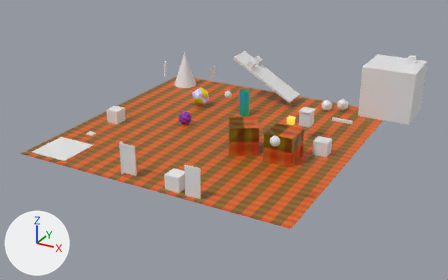
The glTF model importer/tests/assets/bsn/sample_scene.glb, before and after one commit.
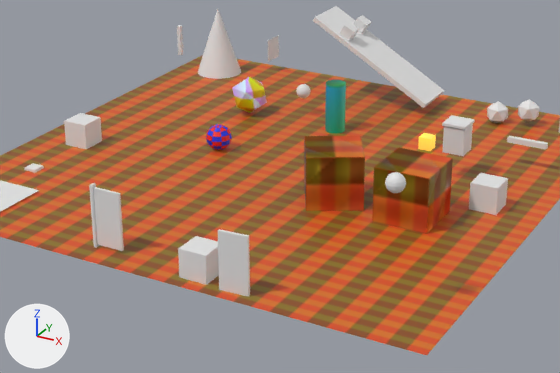
There are two pictures of each version: one whole from a 50 mm lens placed at (20.7, -37.1, 17.9), pointed at (0.6, -0.5, -0.4), one close up on the part from 16% to 80% of the width and 17% to 85% of the height. The axes (+X, +Y, +Z) are drawn at lower left. The lights are the same throughout. The last two pictures show the newer version. Objects named as collision shapes, trigger or cutter boxes, shadow casters or lower levels of detail are left out. Where no turn or scale is listed for an object, it has been applied to the vertices.

Before the edit, the objects in view are built like this:
```python
me_drawer_cabinet = bpy.data.meshes.new('drawer_cabinet')
me_drawer_cabinet.from_pydata(...)  # a box spanning x -0.5..0.5, y -0.5..0.5, z -0.5..0.5
me_gate = bpy.data.meshes.new('gate')
me_gate.from_pydata(...)  # 8 vertices, 12 faces; spans x -0.5..0.5, y -0.08..0.08, z -1.0..1.0
me_ground = bpy.data.meshes.new('ground')
me_ground.from_pydata(...)  # 4 vertices, 2 faces; spans x -10.0..10.0, y -10.0..10.0, z 0.0
me_ground.materials.append(mat_ground_wood)
ob_drawer_cabinet = bpy.data.objects.new('drawer_cabinet', me_drawer_cabinet)
ob_drawer_cabinet.location = (2.0, -9.0, 0.5)
ob_gate = bpy.data.objects.new('gate', me_gate)
ob_gate.location = (3.5, -9.5, 1.0)
ob_ground = bpy.data.objects.new('ground', me_ground)
ob_ground.location = (0.0, 0.0, 0.0)
# also in view: 'pillar' at (0.0, 4.0, 1.0); 'ball' at (-3.0, 0.0, 0.5); 'crate_copy' at (6.0, -2.0, 1.0); 'barrel' at (6.0, 2.0, 1.5); 'cart_body' at (-8.0, -2.0, 0.5)
```
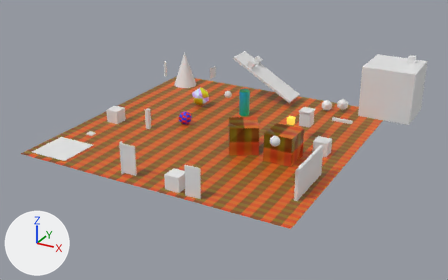
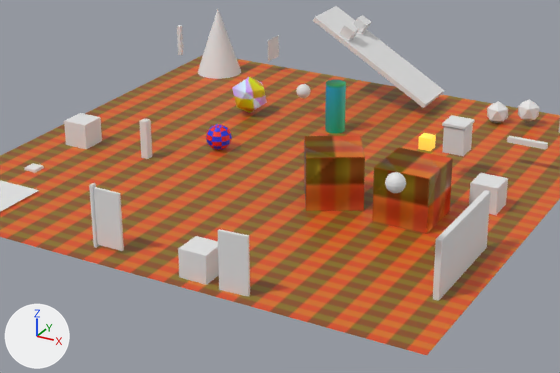
Location of each change, (x1, y1, x2, y2) in pixels of the close-ups (560 x 373 px):
'invisible_wall', added
    after: (433, 190, 491, 301)
'signpost', added
    after: (139, 118, 152, 159)

Patch to the scene script:
```diff
--- a/importer/tests/assets/bsn/sample_scene.glb.py
+++ b/importer/tests/assets/bsn/sample_scene.glb.py
@@ me_invisible_wall @@
+me_invisible_wall.from_pydata(...)  # a box spanning x -0.1..0.1, y -2.0..2.0, z -1.0..1.0
@@ me_signpost @@
+me_signpost.from_pydata(...)  # a box spanning x -0.15..0.15, y -0.15..0.15, z 0.0..1.5
@@ ob_invisible_wall @@
+ob_invisible_wall = bpy.data.objects.new('invisible_wall', me_invisible_wall)
+ob_invisible_wall.location = (9.0, -5.0, 1.0)
@@ ob_signpost @@
+ob_signpost = bpy.data.objects.new('signpost', me_signpost)
+ob_signpost.location = (-5.0, -2.0, 0.0)
```
